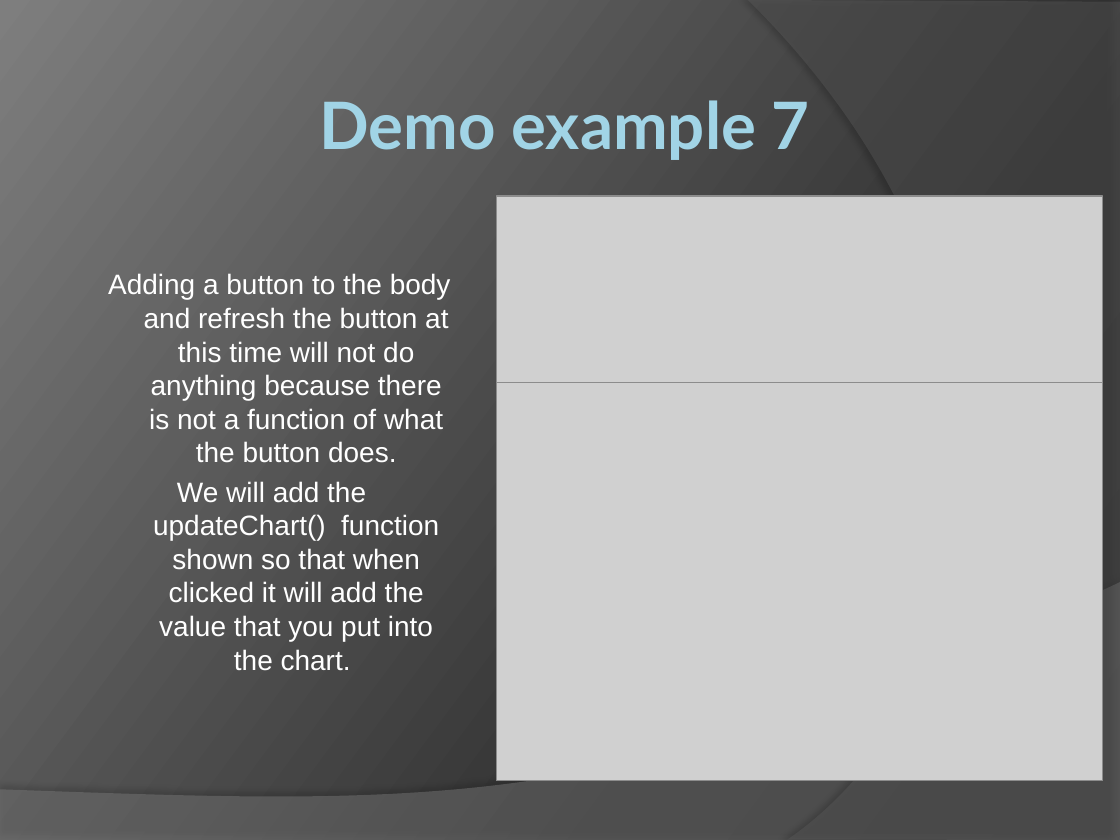
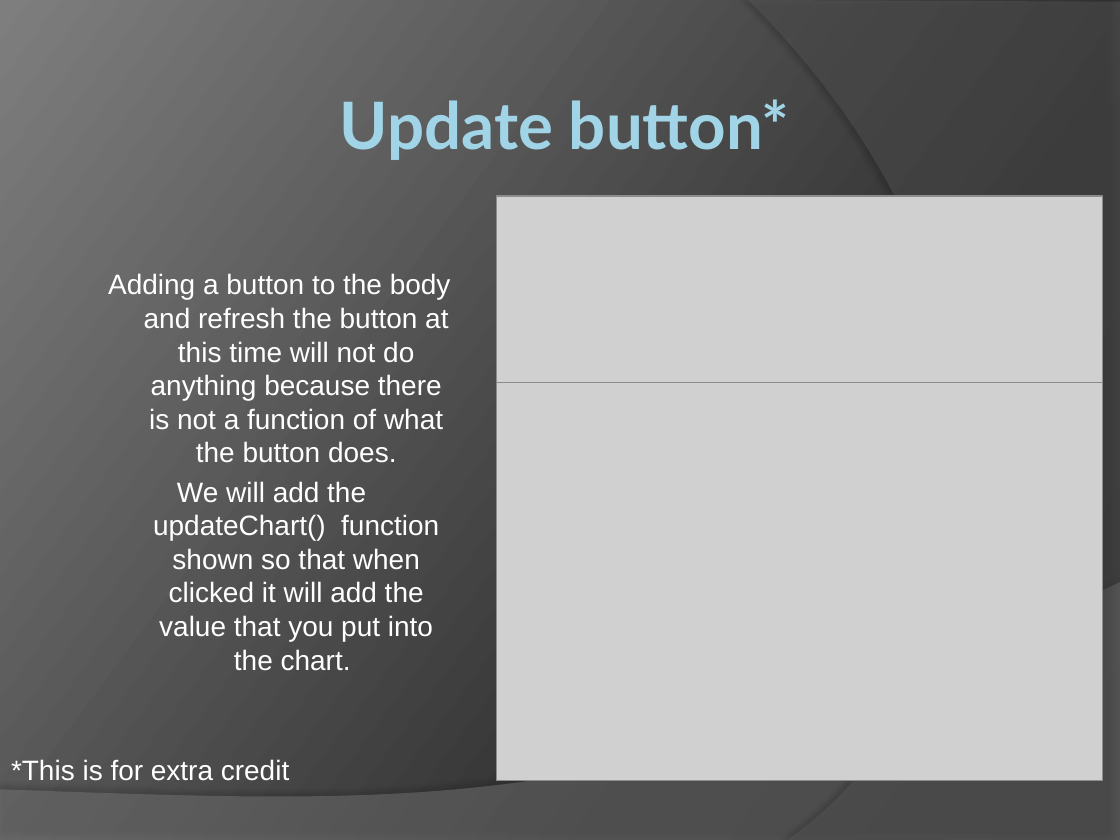
Before and after one commit to pipboy2/Bootstrap-Chart.JS-Training-Module, a slide deck: slide 14 of Training_Module.pptx (slide 13 before the commit). Drawn at 1120x840 pixels with LibreOffice and Linux fonts; fonts in the diff are those of the drawing; grey boxes stand for pictures. Boxes give left, top, right and bottom in pixels: in the first picture for what was removed or moved away, otherwise in the second. Text is boxed around its words. In the diff, an @@ line names an element or a change of style, - is before the commit and + after.

```diff
--- a/Training_Module.pptx
+++ b/Training_Module.pptx
@@ title at (340, 99, 789, 160): text changed @@
-Demo example 7
+Update button*
@@ text added at (11, 759, 289, 781), 18 pt, text #FFFFFF @@
+*This is for extra credit
```
Also in this commit, not shown: 8 other slides changed, 1 slide added.
